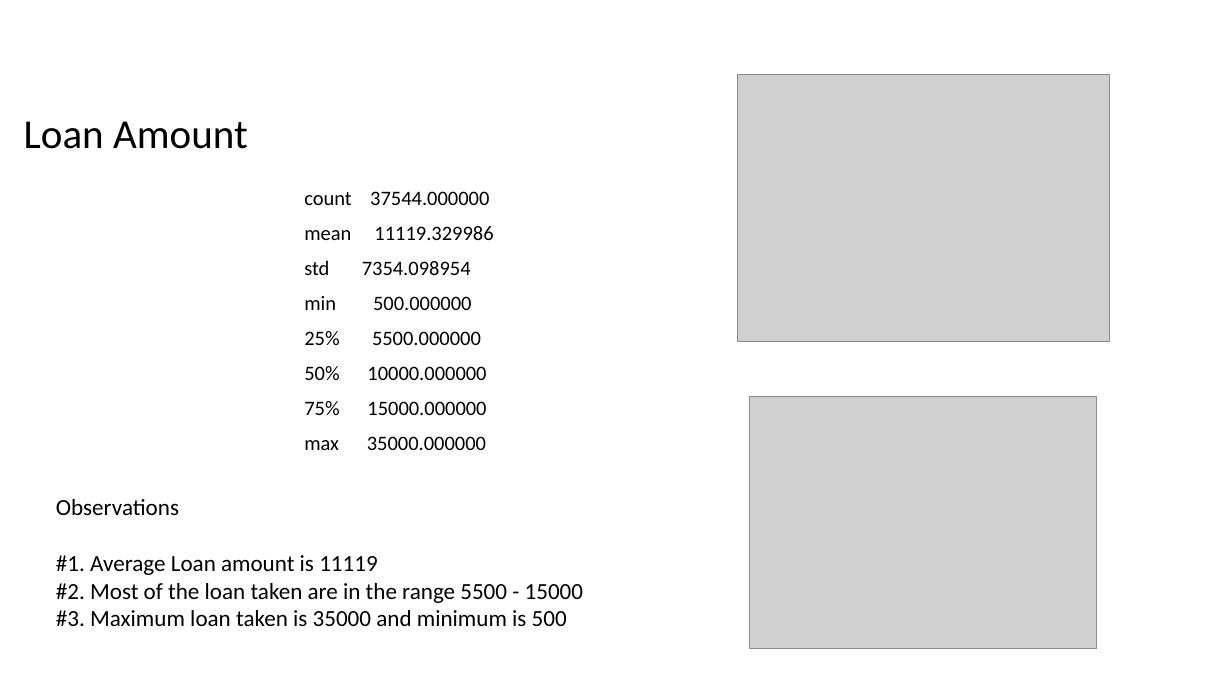
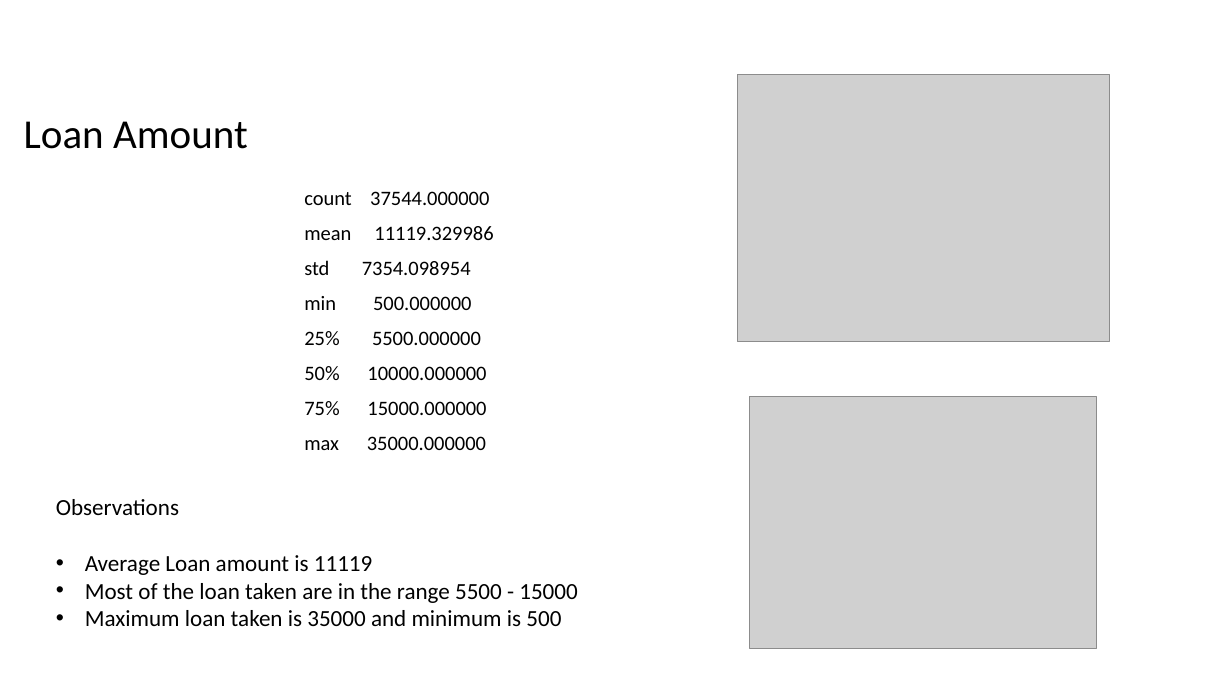
Before and after one commit to Jithendrian/MLProjects, a slide deck: slide 5 of Assignment_CaseStudy/LendingClubCaseStudy/Lending_Club_Case_Study.pptx. Drawn at 1232x693 pixels with LibreOffice and Linux fonts; fonts in the diff are those of the drawing; grey boxes stand for pictures. Boxes give left, top, right and bottom in pixels: in the first picture for what was removed or moved away, otherwise in the second. Text is boxed around its words. In the diff, an @@ line names an element or a change of style, - is before the commit and + after.

```diff
--- a/Assignment_CaseStudy/LendingClubCaseStudy/Lending_Club_Case_Study.pptx
+++ b/Assignment_CaseStudy/LendingClubCaseStudy/Lending_Club_Case_Study.pptx
@@ text at <box>85,555,577,626</box>: text changed @@
-#1. Average Loan amount is 11119
-#2. Most of the loan taken are in the range 5500 - 15000
-#3. Maximum loan taken is 35000 and minimum is 500
+• Average Loan amount is 11119
+• Most of the loan taken are in the range 5500 - 15000
+• Maximum loan taken is 35000 and minimum is 500
```
Also in this commit, not shown: 17 other slides changed.
